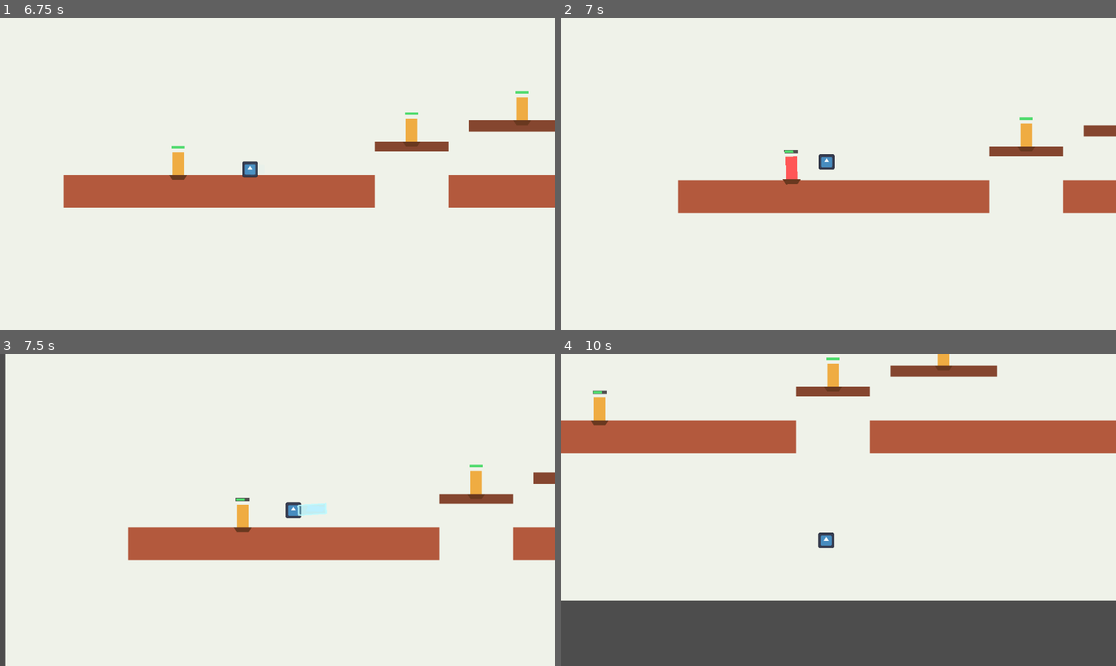
Above: before the commit, frames 1-4 (two rows, left to right).
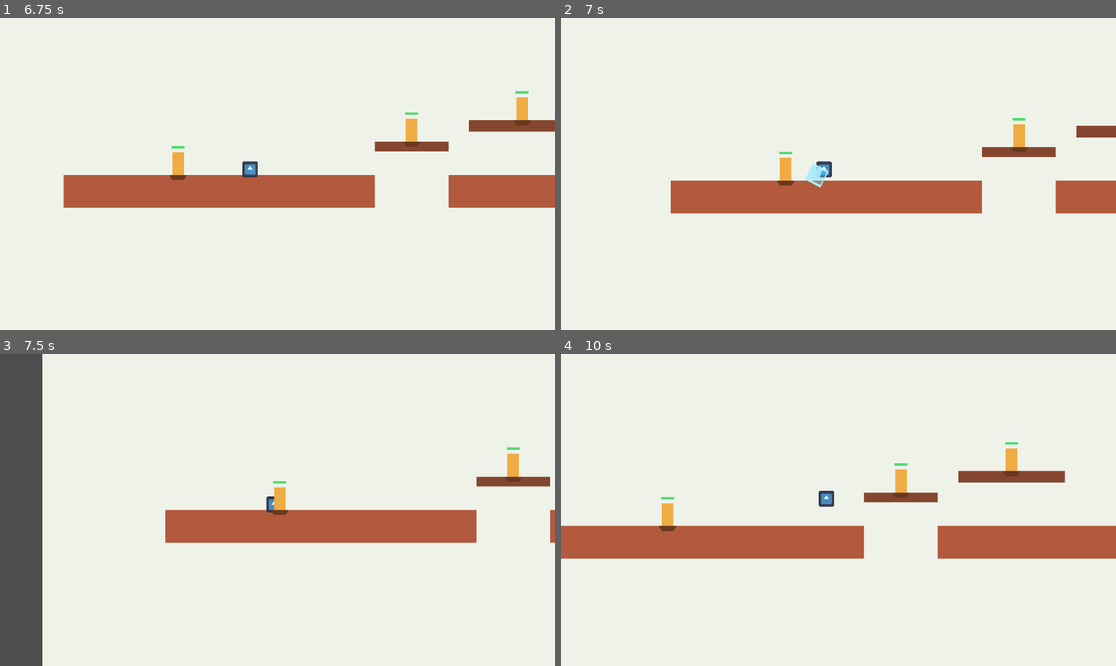
Above: after the commit, the same moments.

Repository: ggonzalez66/ruby1
Game: Godot game, scene res://main.tscn
Same seed, same stepped clock (60 frames per second), same inputs: the game is played once before the commit and once after it. The engine's default icon, where the game draws it, is replaced by a stand-in: a white triangle on a blue panel in a dark square.
Inputs:
- Up to frame 1 (6.75 s): hold Right (move_right) 0.53-2.03 s; tap C (attack) at 0.6, 1.55, 2.1, 3.05, 4.35, 5.85 s; tap X (jump) at 0.77, 1.52, 3.02, 3.77, 4.52, 6.02 s; tap S (heavy_attack) at 0.8, 1.35, 2.3, 3.6, 5.1 s; hold Left (move_left) 2.03-2.78 s; hold Right (move_right) 2.78-4.28 s; tap Z (dash) at 2.85, 6.6 s; hold Left (move_left) 4.28-5.03 s; hold Right (move_right) 5.03-5.78 s; hold Left (move_left) from 5.78 s (still down)
- Up to frame 2 (7 s): keep holding Left (move_left); tap X (jump) at 6.77 s; tap S (heavy_attack) at 6.8 s
- Up to frame 3 (7.5 s): release Left (move_left) at 7.28 s; hold Right (move_right) from 7.28 s (still down); tap S (heavy_attack) at 7.35 s
- Up to frame 4 (10 s): tap X (jump) at 7.52, 9.02, 9.77 s; tap C (attack) at 7.55, 8.1, 9.05, 9.6 s; tap S (heavy_attack) at 8.3, 8.85, 9.8 s; release Right (move_right) at 9.53 s; hold Left (move_left) from 9.53 s (still down)

Frame 1 is identical in both runs. In frame 2, 2.0% of the frame differs, in the area x 19-100%, y 31-63%; in frame 3, 16%; in frame 4, 43%, in the area x 0-100%, y 0-100%.

Commit message:
mejora ataque pesado

Diff:
--- a/movimiento.gd
+++ b/movimiento.gd
@@ -39,10 +39,11 @@
 @export var charged_ground_lunge_speed := 980.0
 @export var charged_ground_end_speed := 260.0
 @export var charged_ground_jump_cancel_velocity := -540.0
-@export var charged_air_forward_speed := 760.0
-@export var charged_air_forward_drift := 520.0
+@export var charged_air_forward_speed := 430.0
+@export var charged_air_forward_drift := 250.0
 @export var charged_air_drag := 1600.0
 @export var charged_air_gravity_multiplier := 1.18
+@export var heavy_attack_start_upward_speed := -150.0
 @export var charged_air_bounce_back_speed := 220.0
 @export var heavy_bounce_vertical_ratio := 0.8
 @export var light_hit_stall_up_speed := -95.0
@@ -366,7 +367,7 @@
 	attack_cooldown_timer = charged_attack_cooldown
 	attack_targets_hit.clear()
 	velocity.x = facing * charged_air_forward_speed
-	velocity.y = 0.0
+	velocity.y = heavy_attack_start_upward_speed
 	_set_attack_active(true)
 	_update_attack_animation()
 	_refresh_attack_hits()
@@ -517,24 +518,24 @@
 
 func _animate_heavy_attack() -> void:
 	var fall_ratio: float = clamp(velocity.y / max_fall_speed, 0.0, 1.0)
-	var tilt: float = lerp(-0.18, 0.28, fall_ratio)
-	var pulse: float = 0.92 + 0.08 * sin(Time.get_ticks_msec() / 70.0)
-
-	hitbox_shape.position = Vector2(hitbox_base_position.x + 14.0, hitbox_base_position.y + 2.0)
-	hitbox_shape.scale = Vector2(2.0, 1.35)
-	slash_visual.position = slash_visual_base_position + Vector2(14.0, 2.0)
-	slash_area_visual.position = slash_area_base_position + Vector2(16.0, 2.0)
-	slash_outline.position = slash_outline_base_position + Vector2(16.0, 2.0)
+	var tilt: float = lerp(-0.75, 0.8, fall_ratio)
+	var pulse: float = 0.96 + 0.05 * sin(Time.get_ticks_msec() / 70.0)
+
+	hitbox_shape.position = Vector2(hitbox_base_position.x + 6.0, hitbox_base_position.y + 14.0)
+	hitbox_shape.scale = Vector2(1.15, 2.05)
+	slash_visual.position = slash_visual_base_position + Vector2(7.0, 16.0)
+	slash_area_visual.position = slash_area_base_position + Vector2(8.0, 18.0)
+	slash_outline.position = slash_outline_base_position + Vector2(8.0, 18.0)
 	hitbox.rotation = tilt
 	slash_visual.rotation = tilt
 	slash_area_visual.rotation = tilt
 	slash_outline.rotation = tilt
-	slash_visual.scale = Vector2(1.7 * pulse, 1.15 * pulse)
-	slash_area_visual.scale = Vector2(1.95, 1.32)
+	slash_visual.scale = Vector2(1.1 * pulse, 1.85 * pulse)
+	slash_area_visual.scale = Vector2(1.2, 2.2)
 	slash_outline.scale = slash_area_visual.scale
-	slash_visual.color = Color(0.9, 0.97, 1.0, 0.88)
-	slash_area_visual.color = Color(0.4, 0.89, 1.0, 0.34)
-	slash_outline.default_color = Color(0.74, 0.98, 1.0, 0.82)
+	slash_visual.color = Color(0.88, 0.96, 1.0, 0.92)
+	slash_area_visual.color = Color(0.35, 0.86, 1.0, 0.38)
+	slash_outline.default_color = Color(0.7, 0.97, 1.0, 0.9)
 
 func _animate_light_charged_air_attack() -> void:
 	_animate_ground_charged_attack()
